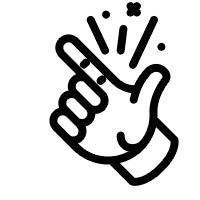
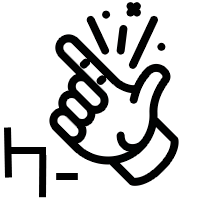
Before/after of a (200, 200) layered artwork. What changed in the layer stack:
added layer "Down Structural Stencil" above "Down Normal b" over [left=4, top=127, right=78, bottom=198]
